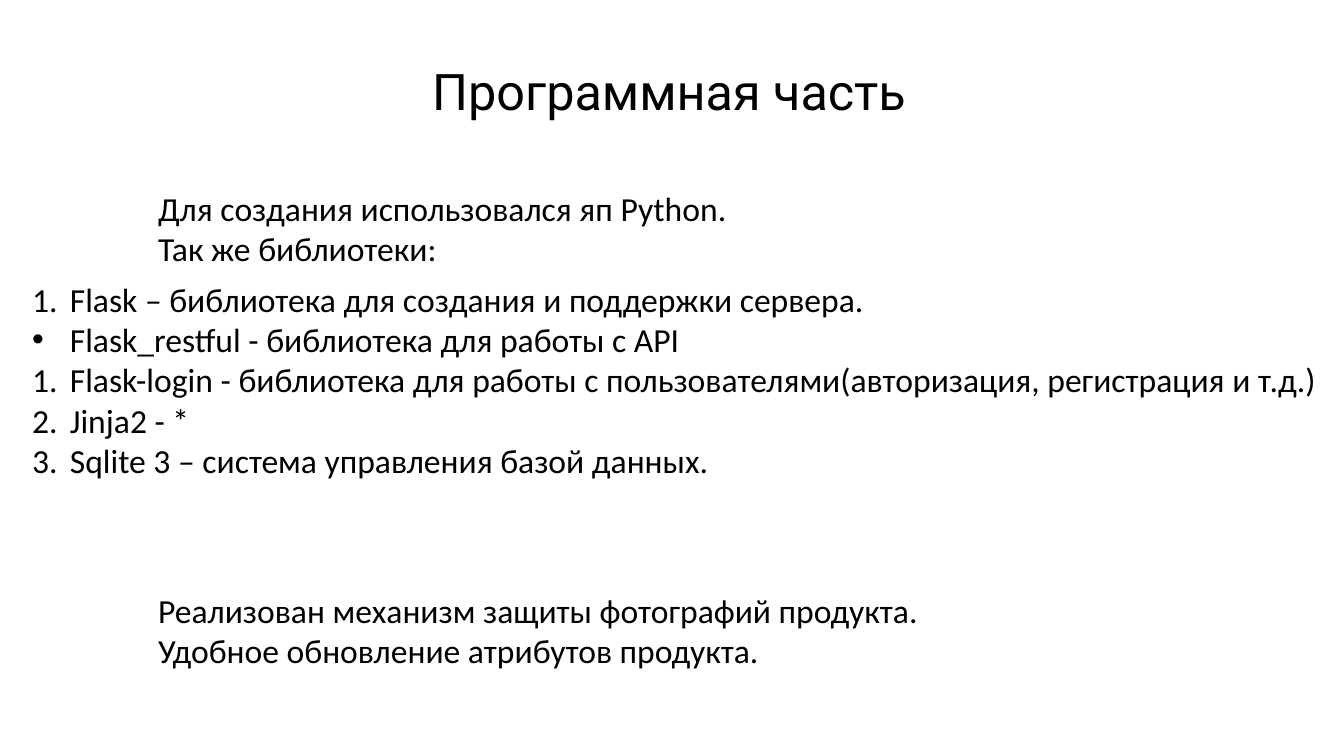
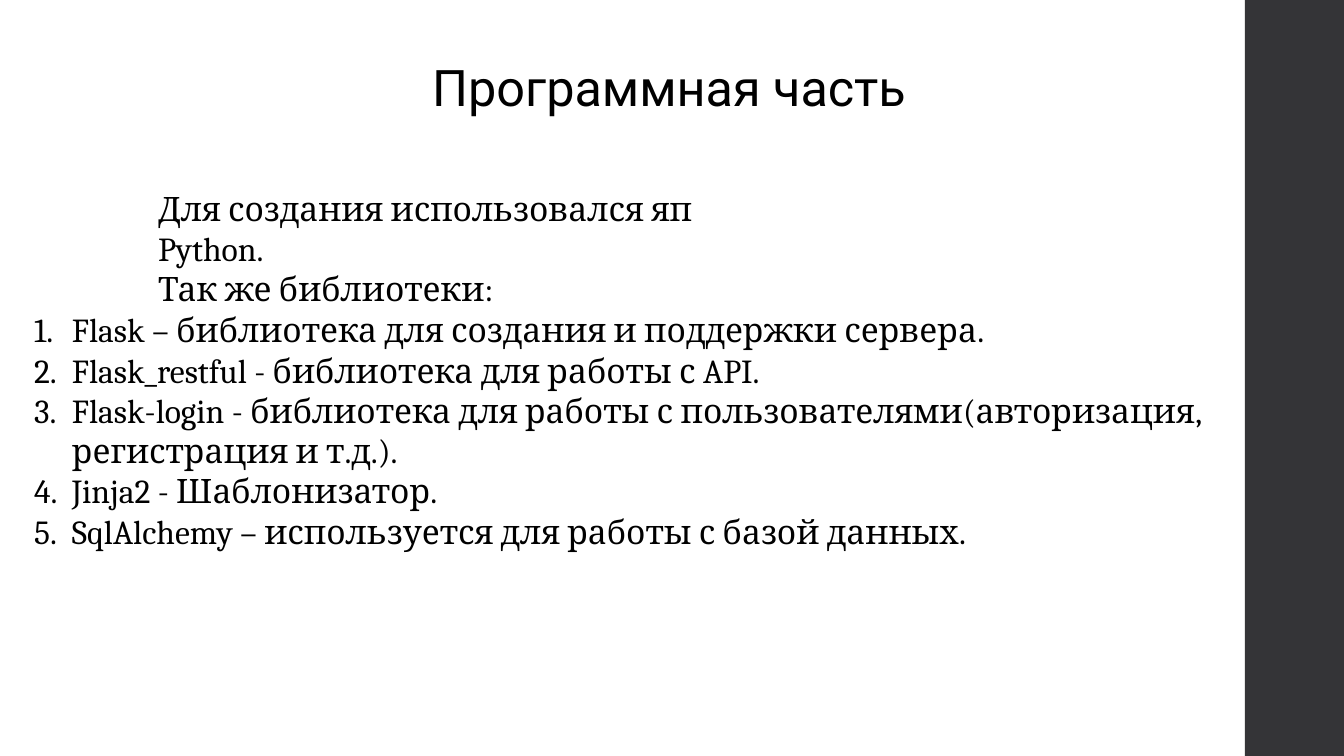
Before and after one commit to JabaXNT/YandexWEBProject, a slide deck: slide 5 of Zapiska/Представление Exchange.pptx (slide 4 before the commit). Drawn at 1344x756 pixels with LibreOffice and Linux fonts; fonts in the diff are those of the drawing. Boxes give left, top, right and bottom in pixels: in the first picture for what was removed or moved away, otherwise in the second. Text is boxed around its words. In the diff, an @@ line names an element or a change of style, - is before the commit and + after.

```diff
--- a/Zapiska/Представление Exchange.pptx
+++ b/Zapiska/Представление Exchange.pptx
@@ rectangle added at <box>1245,0,1344,756</box>, fill #353537 @@
@@ text "Программная часть": place and size @@
-text "Программная часть" at <box>432,74,906,121</box>
+text "Программная часть" at <box>432,70,906,117</box>
@@ text "Для создания использовался яп Python. ..." at <box>158,197,692,302</box>: font Calibri to Cambria @@
@@ text "Flask – библиотека для создания ...": place and size @@
-text "Flask – библиотека для создания ..." at <box>70,288,1316,479</box>
+text "Flask – библиотека для создания ..." at <box>72,316,1195,552</box>
@@ text at <box>72,316,977,350</box>: font Calibri to Cambria in "Flask – библиотека для создания и поддержки ..." @@
@@ text at <box>72,357,1195,552</box>: text changed; font Calibri to Cambria @@
-• Flask_restful - библиотека для работы с API
-1. Flask-login - библиотека для работы с пользователями(авторизация, регистрация и т.д.)
-2. Jinja2 - *
-3. Sqlite 3 – система управления базой данных.
+2. Flask_restful - библиотека для работы с API.
+3. Flask-login - библиотека для работы с пользователями(авторизация, регистрация и т.д.).
+4. Jinja2 - Шаблонизатор.
+5. SqlAlchemy – используется для работы с базой данных.
@@ text removed at <box>158,600,918,669</box> @@
-Реализован механизм защиты фотографий продукта.
-Удобное обновление атрибутов продукта.
```
Also in this commit, not shown: 4 other slides changed, 1 slide added, 3 other files.
